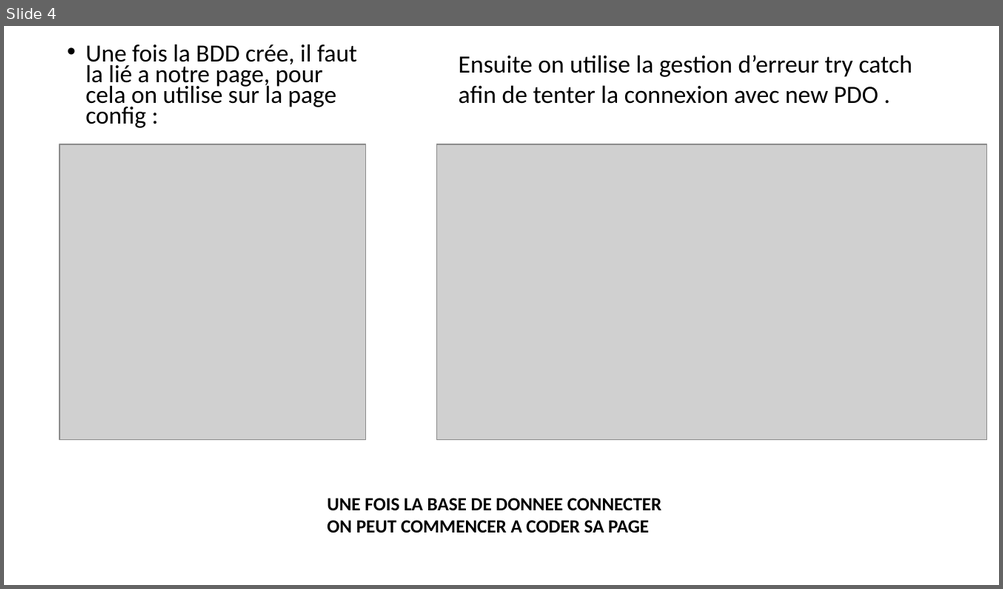
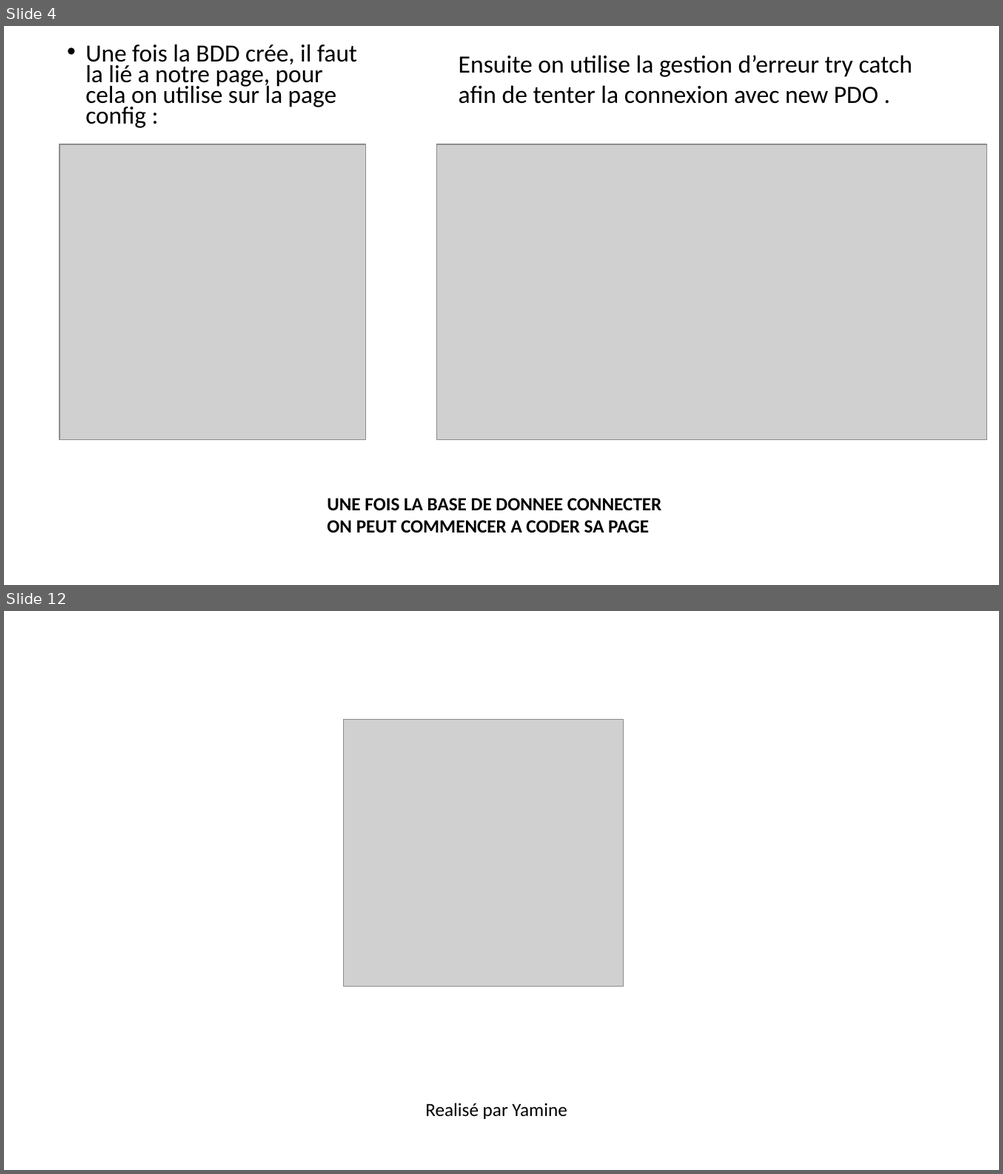
Before and after one commit to yamsmdj/OnePiece, a slide deck: bd/ONE PIECE.pptx. Shown one above the other, each under a label of ours: slide 4 before the commit, slides 4 and 12 after it; the slides between them are not shown. The pictures are 1003x589 and 1003x1174 pixels, drawn with LibreOffice and Linux fonts; fonts in the diff are those of the drawing; grey boxes stand for pictures. Boxes give left, top, right and bottom in pixels: in the first picture for what was removed or moved away, otherwise in the second. Text is boxed around its words. In the diff, an @@ line names an element or a change of style, - is before the commit and + after.

```diff
--- a/bd/ONE PIECE.pptx
+++ b/bd/ONE PIECE.pptx
@@ slide 12 added at (4, 611, 999, 1170), background #FFFFFF @@
@@ picture added at (344, 720, 623, 987) @@
@@ text added at (425, 1103, 566, 1119), 18 pt, text #000000 @@
+Realisé par Yamine
```
Also in this commit, not shown: 5 slides changed, 5 other slides added, 12 other files.
